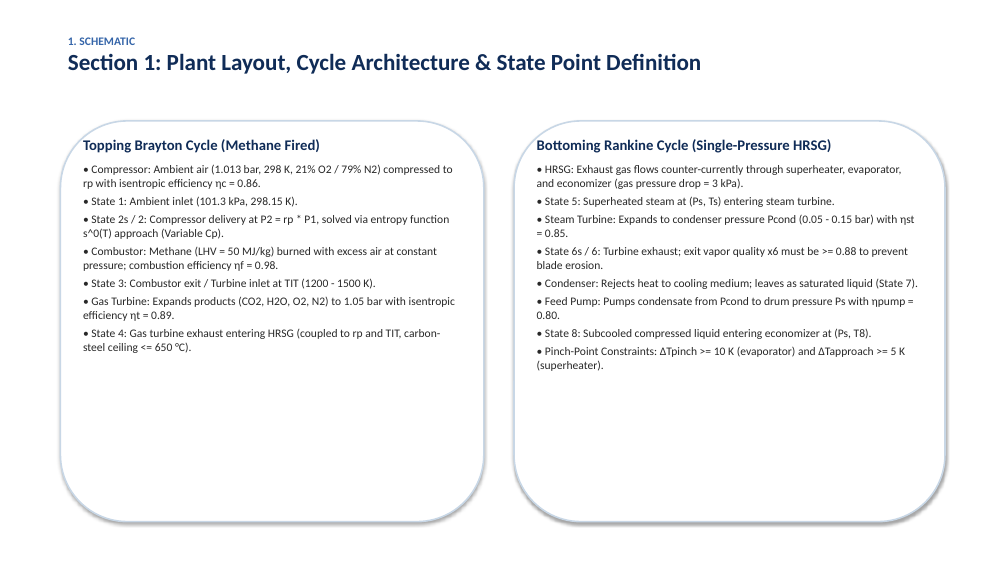
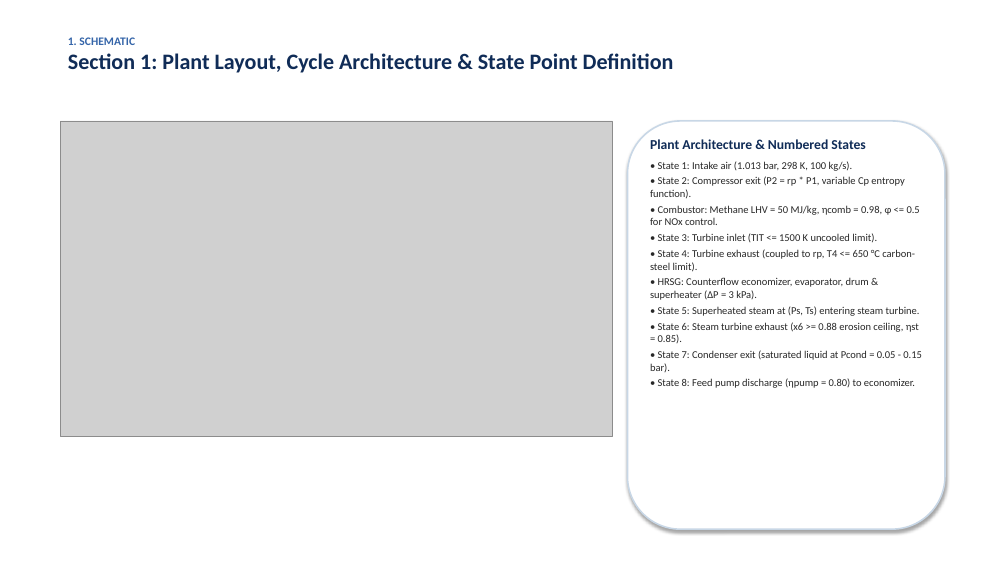
Before and after one commit to vishnu-v45/power-and-registration_final, a slide deck: slide 2 of Project_1_Combined_Cycle/Project1_Presentation.pptx. Drawn at 1008x567 pixels with LibreOffice and Linux fonts; fonts in the diff are those of the drawing; grey boxes stand for pictures. Boxes give left, top, right and bottom in pixels: in the first picture for what was removed or moved away, otherwise in the second. Text is boxed around its words. In the diff, an @@ line names an element or a change of style, - is before the commit and + after.

Commit message:
Phase 3: Regenerate presentation decks with labeled schematics/flowcharts and generate publication-quality multi-page PDF reports for both projects

```diff
--- a/Project_1_Combined_Cycle/Project1_Presentation.pptx
+++ b/Project_1_Combined_Cycle/Project1_Presentation.pptx
@@ text at box(68, 53, 674, 73): size 22 to 21 pt in "Section 1: Plant Layout, Cycle Architecture & ..." @@
@@ rounded rectangle removed at box(60, 121, 484, 522) @@
@@ picture added at box(60, 121, 613, 436) @@
@@ text removed at box(83, 139, 455, 353) @@
-Topping Brayton Cycle (Methane Fired)
-• Compressor: Ambient air (1.013 bar, 298 K, 21% O2 / 79% N2) compressed to rp with isentropic efficiency ηc = 0.86.
-• State 1: Ambient inlet (101.3 kPa, 298.15 K).
-• State 2s / 2: Compressor delivery at P2 = rp * P1, solved via entropy function s^0(T) approach (Variable Cp).
-• Combustor: Methane (LHV = 50 MJ/kg) burned with excess air at constant pressure; combustion efficiency ηf = 0.98.
-• State 3: Combustor exit / Turbine inlet at TIT (1200 - 1500 K).
-• Gas Turbine: Expands products (CO2, H2O, O2, N2) to 1.05 bar with isentropic efficiency ηt = 0.89.
-• State 4: Gas turbine exhaust entering HRSG (coupled to rp and TIT, carbon-steel ceiling <= 650 °C).
@@ text removed at box(537, 139, 918, 371) @@
-Bottoming Rankine Cycle (Single-Pressure HRSG)
-• HRSG: Exhaust gas flows counter-currently through superheater, evaporator, and economizer (gas pressure drop = 3 kPa).
-• State 5: Superheated steam at (Ps, Ts) entering steam turbine.
-• Steam Turbine: Expands to condenser pressure Pcond (0.05 - 0.15 bar) with ηst = 0.85.
-• State 6s / 6: Turbine exhaust; exit vapor quality x6 must be >= 0.88 to prevent blade erosion.
-• Condenser: Rejects heat to cooling medium; leaves as saturated liquid (State 7).
-• Feed Pump: Pumps condensate from Pcond to drum pressure Ps with ηpump = 0.80.
-• State 8: Subcooled compressed liquid entering economizer at (Ps, T8).
-• Pinch-Point Constraints: ΔTpinch >= 10 K (evaporator) and ΔTapproach >= 5 K (superheater).
@@ rounded rectangle: place and size @@
-rounded rectangle at box(514, 121, 945, 522)
+rounded rectangle at box(628, 121, 945, 529)
@@ text added at box(650, 139, 922, 388), 10 pt, text #282828 @@
+Plant Architecture & Numbered States
+• State 1: Intake air (1.013 bar, 298 K, 100 kg/s).
+• State 2: Compressor exit (P2 = rp * P1, variable Cp entropy function).
+• Combustor: Methane LHV = 50 MJ/kg, ηcomb = 0.98, φ <= 0.5 for NOx control.
+• State 3: Turbine inlet (TIT <= 1500 K uncooled limit).
+• State 4: Turbine exhaust (coupled to rp, T4 <= 650 °C carbon-steel limit).
+• HRSG: Counterflow economizer, evaporator, drum & superheater (ΔP = 3 kPa).
+• State 5: Superheated steam at (Ps, Ts) entering steam turbine.
+• State 6: Steam turbine exhaust (x6 >= 0.88 erosion ceiling, ηst = 0.85).
+• State 7: Condenser exit (saturated liquid at Pcond = 0.05 - 0.15 bar).
+• State 8: Feed pump discharge (ηpump = 0.80) to economizer.
```
Also in this commit, not shown: 7 other slides changed, 2 slides added, 1 slide removed, 17 other files.
